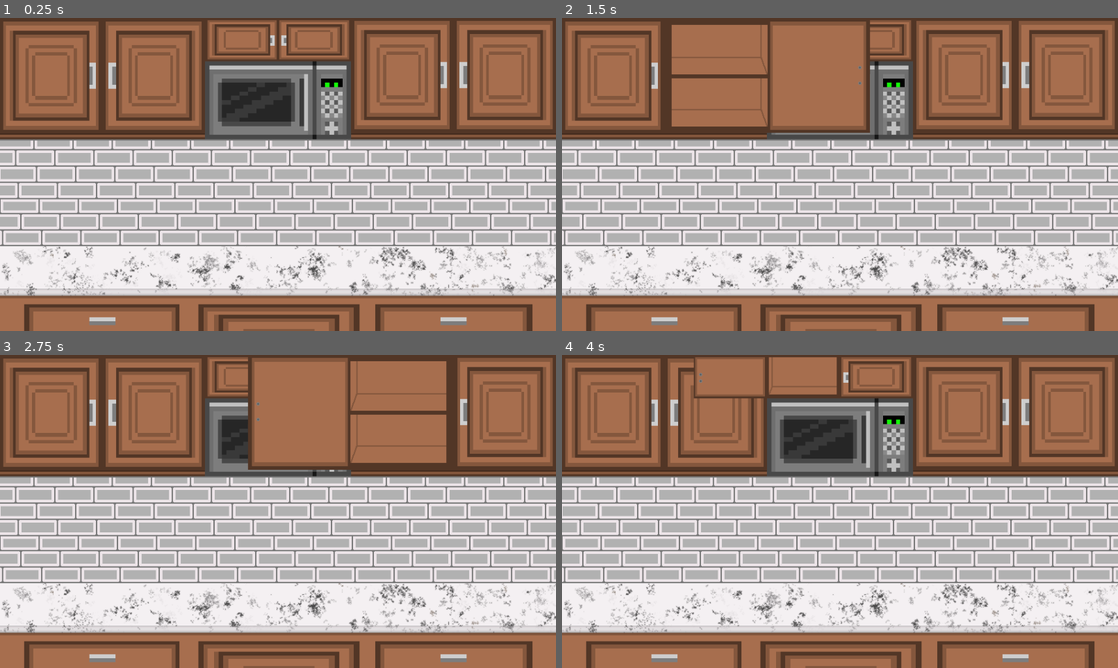
Above: before the commit, frames 1-4 (two rows, left to right).
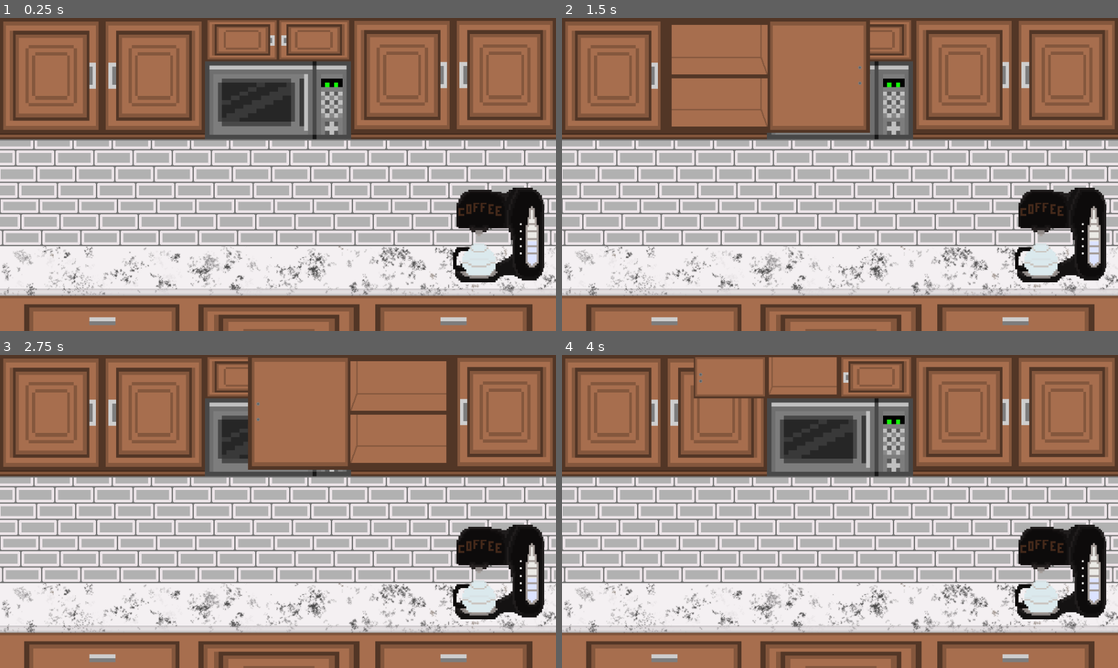
Above: after the commit, the same moments.

Repository: DavidRV00/good_morning_coffee
Game: Godot game, scene res://Main.tscn
The game is run twice, just before and just after one commit, with the same random seed, the same clock (stepped at 60 frames per second) and the same inputs.
Inputs (mouse positions are in pixels of both pictures, inside the frame that each line leads up to):
- Up to frame 1 (0.25 s): no input
- Up to frame 2 (1.5 s): tap Enter at 0.5 s; move the mouse to (612, 77) at 0.52 s; click (612, 77) at 0.67 s; tap Space at 1.25 s; move the mouse to (717, 77) at 1.27 s; click (717, 77) at 1.42 s
- Up to frame 3 (2.75 s): tap Enter at 2 s; move the mouse to (400, 414) at 2.02 s; click (400, 414) at 2.17 s
- Up to frame 4 (4 s): tap Space at 2.75 s; move the mouse to (1067, 414) at 2.77 s; click (1067, 414) at 2.92 s; tap Enter at 3.5 s; move the mouse to (801, 376) at 3.52 s; click (801, 376) at 3.67 s

The runs differ from the first frame. In frame 1, 3.5% of the frame differs, in the area x 81-98%, y 54-85%; in frame 2, 3.5%; in frame 3, 3.5%; in frame 4, 3.5%.

Commit message:
Make machine clickable and emit signal when done

Diff:
--- a/Main.gd
+++ b/Main.gd
@@ -1,14 +1,23 @@
 extends Node
 
-var cab_state = null
+signal machine_finished
+
+var cab_state
+var machine_sprite
 
 func _ready():
-	pass
+	cab_state = null
+	machine_sprite = $coffeemachine/AnimatedSprite
 
 func _process(delta):
 	var cab_pics = $cabs/AnimatedSprite.frames.get_animation_names()
 	var cab_idx = cab_state if cab_state != null else 6
 	$cabs/AnimatedSprite.animation = cab_pics[cab_idx]
+
+	if machine_sprite.animation == "filling" and machine_sprite.frame == 26:
+		emit_signal("machine_finished")
+		machine_sprite.animation = "full"
+		machine_sprite.playing = false
 
 func cab_open(num):
 	cab_state = num
@@ -16,3 +25,14 @@
 func cab_close(num):
 	if cab_state == num:
 		cab_state = null
+
+func coffeemachine_clicked(viewport, event, shape_idx):
+	if not (event is InputEventMouseButton && event.pressed):
+		return
+	if machine_sprite.animation != "empty":
+		return
+	machine_sprite.animation = "filling"
+	machine_sprite.playing = true
+
+func _on_machine_finished():
+	print("MACHINE FINISHED")
--- a/Main.tscn
+++ b/Main.tscn
@@ -1,8 +1,9 @@
-[gd_scene load_steps=10 format=2]
+[gd_scene load_steps=11 format=2]
 
 [ext_resource path="res://assets/art/background.png" type="Texture" id=1]
 [ext_resource path="res://cabs.tscn" type="PackedScene" id=2]
 [ext_resource path="res://Main.gd" type="Script" id=3]
+[ext_resource path="res://coffeemachine.tscn" type="PackedScene" id=4]
 
 [sub_resource type="RectangleShape2D" id=1]
 extents = Vector2( 74.5, 86 )
@@ -77,6 +78,10 @@
 position = Vector2( 55, -54.5 )
 shape = SubResource( 6 )
 
+[node name="coffeemachine" parent="." instance=ExtResource( 4 )]
+position = Vector2( 764, 333 )
+
+[connection signal="machine_finished" from="." to="." method="_on_machine_finished"]
 [connection signal="mouse_entered" from="cab0" to="." method="cab_open" binds= [ 0 ]]
 [connection signal="mouse_exited" from="cab0" to="." method="cab_close" binds= [ 0 ]]
 [connection signal="mouse_entered" from="cab1" to="." method="cab_open" binds= [ 1 ]]
@@ -89,3 +94,4 @@
 [connection signal="mouse_exited" from="cabtl" to="." method="cab_close" binds= [ 4 ]]
 [connection signal="mouse_entered" from="cabtr" to="." method="cab_open" binds= [ 5 ]]
 [connection signal="mouse_exited" from="cabtr" to="." method="cab_close" binds= [ 5 ]]
+[connection signal="input_event" from="coffeemachine" to="." method="coffeemachine_clicked"]
--- /dev/null
+++ b/coffeemachine.tscn
@@ -0,0 +1,60 @@
+[gd_scene load_steps=30 format=2]
+
+[ext_resource path="res://assets/art/coffeemachine/m07.png" type="Texture" id=1]
+[ext_resource path="res://assets/art/coffeemachine/m17.png" type="Texture" id=2]
+[ext_resource path="res://assets/art/coffeemachine/m11.png" type="Texture" id=3]
+[ext_resource path="res://assets/art/coffeemachine/m00.png" type="Texture" id=4]
+[ext_resource path="res://assets/art/coffeemachine/m23.png" type="Texture" id=5]
+[ext_resource path="res://assets/art/coffeemachine/m25.png" type="Texture" id=6]
+[ext_resource path="res://assets/art/coffeemachine/m04.png" type="Texture" id=7]
+[ext_resource path="res://assets/art/coffeemachine/m08.png" type="Texture" id=8]
+[ext_resource path="res://assets/art/coffeemachine/m12.png" type="Texture" id=9]
+[ext_resource path="res://assets/art/coffeemachine/m06.png" type="Texture" id=10]
+[ext_resource path="res://assets/art/coffeemachine/m19.png" type="Texture" id=11]
+[ext_resource path="res://assets/art/coffeemachine/m13.png" type="Texture" id=12]
+[ext_resource path="res://assets/art/coffeemachine/m24.png" type="Texture" id=13]
+[ext_resource path="res://assets/art/coffeemachine/m22.png" type="Texture" id=14]
+[ext_resource path="res://assets/art/coffeemachine/m09.png" type="Texture" id=15]
+[ext_resource path="res://assets/art/coffeemachine/m20.png" type="Texture" id=16]
+[ext_resource path="res://assets/art/coffeemachine/m15.png" type="Texture" id=17]
+[ext_resource path="res://assets/art/coffeemachine/m10.png" type="Texture" id=18]
+[ext_resource path="res://assets/art/coffeemachine/m14.png" type="Texture" id=19]
+[ext_resource path="res://assets/art/coffeemachine/m16.png" type="Texture" id=20]
+[ext_resource path="res://assets/art/coffeemachine/m21.png" type="Texture" id=21]
+[ext_resource path="res://assets/art/coffeemachine/m02.png" type="Texture" id=22]
+[ext_resource path="res://assets/art/coffeemachine/m01.png" type="Texture" id=23]
+[ext_resource path="res://assets/art/coffeemachine/m03.png" type="Texture" id=24]
+[ext_resource path="res://assets/art/coffeemachine/m26.png" type="Texture" id=25]
+[ext_resource path="res://assets/art/coffeemachine/m18.png" type="Texture" id=26]
+[ext_resource path="res://assets/art/coffeemachine/m05.png" type="Texture" id=27]
+
+[sub_resource type="SpriteFrames" id=1]
+animations = [ {
+"frames": [ ExtResource( 4 ) ],
+"loop": true,
+"name": "empty",
+"speed": 5.0
+}, {
+"frames": [ ExtResource( 4 ), ExtResource( 23 ), ExtResource( 22 ), ExtResource( 24 ), ExtResource( 7 ), ExtResource( 27 ), ExtResource( 10 ), ExtResource( 1 ), ExtResource( 8 ), ExtResource( 15 ), ExtResource( 18 ), ExtResource( 3 ), ExtResource( 9 ), ExtResource( 12 ), ExtResource( 19 ), ExtResource( 17 ), ExtResource( 20 ), ExtResource( 2 ), ExtResource( 26 ), ExtResource( 11 ), ExtResource( 16 ), ExtResource( 21 ), ExtResource( 14 ), ExtResource( 5 ), ExtResource( 13 ), ExtResource( 6 ), ExtResource( 25 ) ],
+"loop": false,
+"name": "filling",
+"speed": 5.0
+}, {
+"frames": [ ExtResource( 25 ) ],
+"loop": true,
+"name": "full",
+"speed": 5.0
+} ]
+
+[sub_resource type="RectangleShape2D" id=2]
+extents = Vector2( 69.5, 73 )
+
+[node name="coffeemachine" type="Area2D"]
+
+[node name="AnimatedSprite" type="AnimatedSprite" parent="."]
+frames = SubResource( 1 )
+animation = "empty"
+
+[node name="CollisionShape2D" type="CollisionShape2D" parent="."]
+position = Vector2( 0.5, 0 )
+shape = SubResource( 2 )
Binary file added: assets/art/coffeemachine/m00.png
Not shown, added: assets/art/coffeemachine/m00.png.import
Binary file added: assets/art/coffeemachine/m01.png
Not shown, added: assets/art/coffeemachine/m01.png.import
Binary file added: assets/art/coffeemachine/m02.png
Not shown, added: assets/art/coffeemachine/m02.png.import
Binary file added: assets/art/coffeemachine/m03.png
Not shown, added: assets/art/coffeemachine/m03.png.import
Binary file added: assets/art/coffeemachine/m04.png
Not shown, added: assets/art/coffeemachine/m04.png.import
Binary file added: assets/art/coffeemachine/m05.png
Not shown, added: assets/art/coffeemachine/m05.png.import
(and 42 more such lines)
